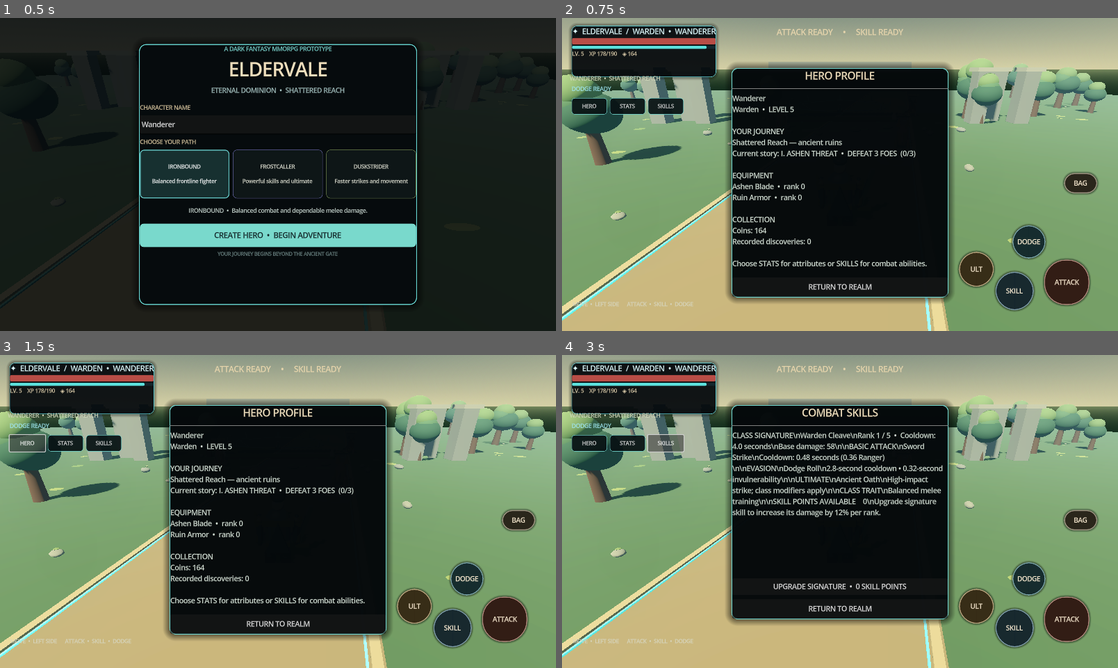
Above: before the commit, frames 1-4 (two rows, left to right).
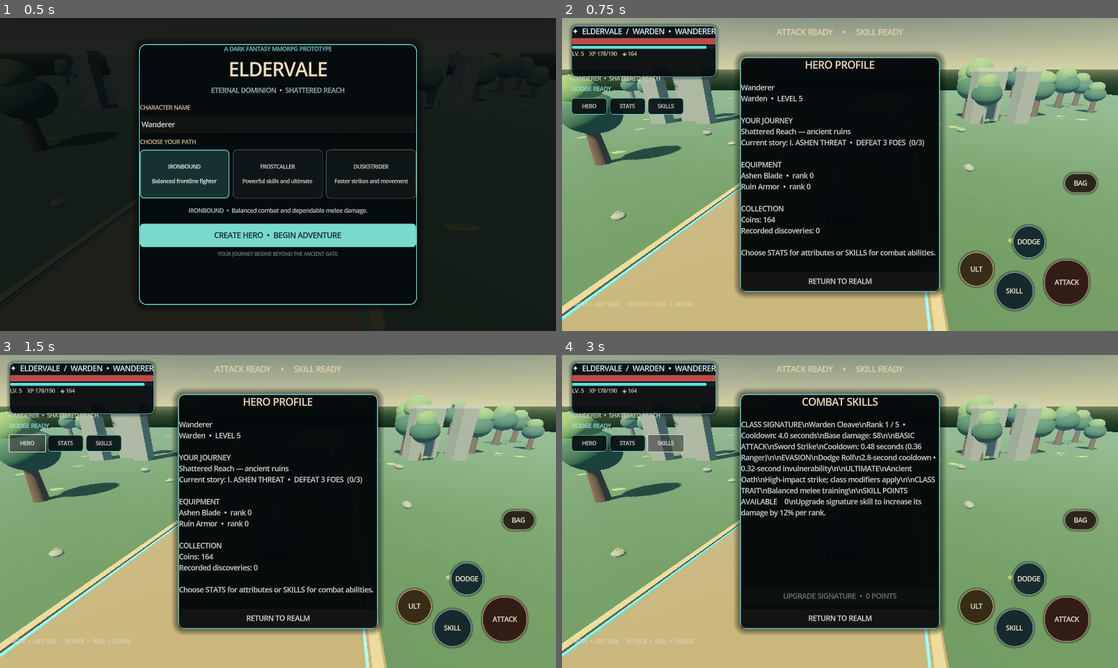
Above: after the commit, the same moments.

Repository: filesgloom-png/ELDERVALE
Game: Godot game, scene res://scenes/main_3d.tscn
The game is run twice, just before and just after one commit, with the same random seed, the same clock (stepped at 60 frames per second) and the same inputs.
Inputs:
- Up to frame 1 (0.5 s): no input
- Up to frame 2 (0.75 s): click "CREATE HERO • BEGIN ADVENTURE" at 0.5 s
- Up to frame 3 (1.5 s): click "HERO" at 1.25 s
- Up to frame 4 (3 s): click "STATS" at 2 s; click "SKILLS" at 2.75 s

Frame 1 is identical in both runs. In frame 2, 11% of the frame differs, in the area x 29-71%, y 10-92%; in frame 3, 11%; in frame 4, 12%, in the area x 29-71%, y 10-90%.

Commit message:
ui: fit progression panels and sync displayed combat stats

Diff:
--- a/scripts/main_3d.gd
+++ b/scripts/main_3d.gd
@@ -1100,10 +1100,10 @@
 	profile_panel = PanelContainer.new()
 	profile_panel.name = "HeroStatsSkillsPanel"
 	profile_panel.set_anchors_preset(Control.PRESET_CENTER)
-	profile_panel.offset_left = -250
-	profile_panel.offset_top = -245
-	profile_panel.offset_right = 250
-	profile_panel.offset_bottom = 245
+	profile_panel.offset_left = -230
+	profile_panel.offset_top = -270
+	profile_panel.offset_right = 230
+	profile_panel.offset_bottom = 270
 	profile_panel.visible = false
 	var style := StyleBoxFlat.new()
 	style.bg_color = Color(0.018, 0.035, 0.043, 0.97)
@@ -1127,7 +1127,7 @@
 	stack.add_child(divider)
 	profile_content_label = Label.new()
 	profile_content_label.name = "ProfilePageContent"
-	profile_content_label.custom_minimum_size = Vector2(450, 330)
+	profile_content_label.custom_minimum_size = Vector2(410, 280)
 	profile_content_label.size_flags_vertical = Control.SIZE_EXPAND_FILL
 	profile_content_label.add_theme_font_size_override("font_size", 16)
 	profile_content_label.add_theme_color_override("font_color", Color("#d6e2d7"))
@@ -1166,13 +1166,15 @@
 	match tab_name:
 		"STATS":
 			profile_title_label.text = "CHARACTER ATTRIBUTES"
-			var attack_power := 34 + weapon_level * 9
-			var skill_power := 58 + weapon_level * 14
+			var attack_power := 34 + weapon_level * 9 + strength_rank * 3
+			var skill_power := int(round(float(58 + weapon_level * 14 + strength_rank * 3) * (1.0 + float(signature_skill_rank - 1) * 0.12)))
 			if character_class == "Arcanist":
 				skill_power = int(round(float(skill_power) * 1.35))
 			profile_content_label.text = "NAME     %s\\nCLASS    %s\\nLEVEL    %d\\nEXPERIENCE    %d / %d\\n\\nVITALITY RANK     …(469 unchanged characters)…
-			profile_power_button.text = "POWER +1  •  %d POINTS AVAILABLE" % stat_points
-			profile_vitality_button.text = "VITALITY +1  •  %d POINTS AVAILABLE" % stat_points
+			profile_power_button.text = "POWER +1  •  %d POINTS" % stat_points
+			profile_power_button.disabled = stat_points <= 0 or strength_rank >= 50
+			profile_vitality_button.text = "VITALITY +8 HP  •  %d POINTS" % stat_points
+			profile_vitality_button.disabled = stat_points <= 0 or vitality_rank >= 50
 		"SKILLS":
 			profile_title_label.text = "COMBAT SKILLS"
 			var class_skill := "Warden Cleave"
@@ -1184,7 +1186,8 @@
 				class_skill = "Duskstrider Cut"
 				class_passive = "Basic attack cooldown reduced; movement speed +15%"
 			profile_content_label.text = "CLASS SIGNATURE\\n%s\\nRank %d / 5  •  Cooldown: 4.0 seconds\\nBase damage: %d\\n\\nBA …(498 unchanged characters)…
-			profile_skill_button.text = "UPGRADE SIGNATURE  •  %d SKILL POINTS" % skill_points
+			profile_skill_button.text = "UPGRADE SIGNATURE  •  %d POINTS" % skill_points
+			profile_skill_button.disabled = skill_points <= 0 or signature_skill_rank >= 5
 		_:
 			profile_title_label.text = "HERO PROFILE"
 			profile_content_label.text = "%s\n%s  •  LEVEL %d\n\nYOUR JOURNEY\nShattered Reach — ancient ruins\nCurrent story: % …(310 unchanged characters)…
@@ -2285,7 +2288,7 @@
 	inventory["Ruin Core"] = int(inventory["Ruin Core"]) - 2
 	coins -= 35
 	armor_level += 1
-	player_max_hp = 148 + armor_level * 18
+	player_max_hp = 148 + armor_level * 18 + vitality_rank * 8
 	player_hp = mini(player_max_hp, player_hp + 18)
 	_refresh_equipment_visuals()
 	status_label.text = "RUIN ARMOR EQUIPPED  •  LEVEL %d  •  +%d MAX HP" % [armor_level, armor_level * 18]
